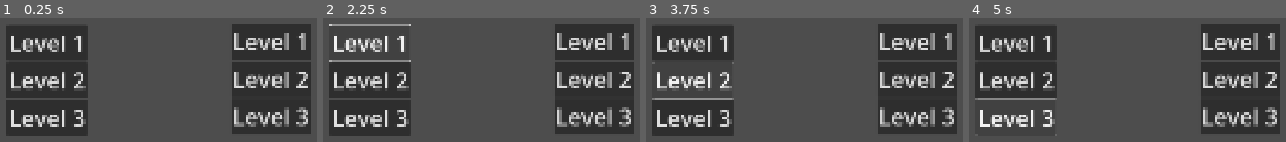
Above: before the commit, frames 1-4 (left to right).
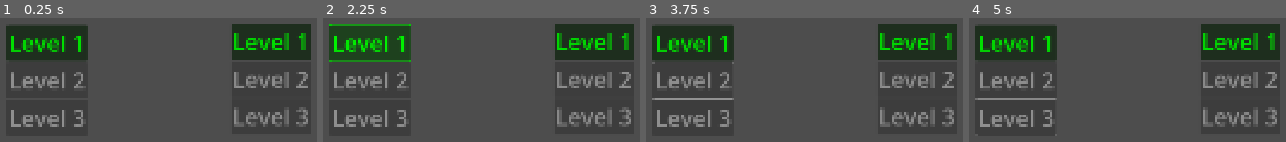
Above: after the commit, the same moments.

Repository: diablohumastudioadmin/multiple_ACS_test
Game: Godot game, scene res://screens/menu/menu.tscn
Two runs of this game, one before a commit and one after it. Both use one fixed random seed, a clock stepped at 60 frames per second and the inputs below.
Inputs (mouse positions are in pixels of both pictures, inside the frame that each line leads up to):
- Up to frame 1 (0.25 s): no input
- Up to frame 2 (2.25 s): click (370, 80) at 0.5 s, where only the run before the commit has a clickable "Level 2"; click (370, 117) at 1.25 s, where only the run before the commit has a clickable "Level 3"; click "Level 1" at 2 s
- Up to frame 3 (3.75 s): click "Level 1" at 2.75 s; click (693, 80) at 3.5 s, where only the run before the commit has a clickable "Level 2"
- Up to frame 4 (5 s): click (1016, 117) at 4.25 s, where only the run before the commit has a clickable "Level 3"

The runs differ from the first frame. In frame 1, 8.0% of the frame differs, in the area x 3-98%, y 12-88%; in frame 2, 14%, in the area x 1-98%, y 4-88%; in frame 3, 8.2%; in frame 4, 8.1%.
Error in both runs: Assertion failed: Could not open folder (res://global_systems/action_condition_system/action_condition_system.gd:58)

Commit message:
fixe use of system so it work with multiple instance. Popup sets acsunit in btn and level (to level throw btn function)

Diff:
--- a/data/levels/model/level.gd
+++ b/data/levels/model/level.gd
@@ -4,15 +4,21 @@
 
 @export var id: String
 @export var level_name: String
-@export var unlock_conditions: Array[Condition] : set = _set_unlock_conditions
+@export var unlock_conditions: Array[Condition]
 
 var is_unlocked: bool = false
 @export var unlocked_by_default: bool
 
-func _set_unlock_conditions(new_value: Array[Condition]):
-	for condition in new_value:
-		var new_condition: Condition = ACS.get_condition_by_id(condition.id)
-		unlock_conditions.append(new_condition)
+func get_acs_unit_conditions(acs_unit: ACS.ACSUnit):
+	for condition in unlock_conditions:
+		if condition.fullfilled.is_connected(_on_condition_fullfilled):
+			condition.fullfilled.disconnect(_on_condition_fullfilled)
+
+	var new_conditions_array: Array[Condition]
+	for condition in unlock_conditions:
+		var new_condition: Condition = ACS.get_condition_by_id(condition.id, acs_unit)
+		new_conditions_array.append(new_condition)
+	unlock_conditions = new_conditions_array
 
 	for condition in unlock_conditions:
 		if !condition.fullfilled.is_connected(_on_condition_fullfilled):
--- a/screens/menu/level_btn/level_btn.gd
+++ b/screens/menu/level_btn/level_btn.gd
@@ -6,7 +6,7 @@
 var acs_unit: ACS.ACSUnit
 
 func _set_level(new_value: Level):
-	level = new_value
+	level = new_value.duplicate()
 	if Engine.is_editor_hint() and new_value != null:
 		_set_text_and_colors()
 
@@ -17,6 +17,9 @@
 	level.just_unlocked.connect(_on_level_just_unlocked)
 	_set_text_and_colors()
 
+func change_level_conditions_to_acs_unit():
+	level.get_acs_unit_conditions(acs_unit)
+
 func _set_text_and_colors():
 	text = level.level_name
 	if !level.is_unlocked and !level.unlocked_by_default:
@@ -26,4 +29,5 @@
 		modulate = Color.GREEN
 
 func _on_pressed() -> void:
-	ACS.set_action(Action.new(Action.TYPES.LVL_BUYED, PayloadBuyedLevel.new(level.id), acs_unit))
+	print(level.id)
+	ACS.set_action(Action.new(Action.TYPES.LVL_BUYED, PayloadBuyedLevel.new(level.id)), acs_unit)
--- a/screens/menu/levels_popup/levels_popup.gd
+++ b/screens/menu/levels_popup/levels_popup.gd
@@ -1,8 +1,12 @@
-extends VBoxContainer
+class_name LevelsPopup extends VBoxContainer
 
 var acs_unit: ACS.ACSUnit
 
 func _ready() -> void:
 	acs_unit = ACS.new_unit()
-	for level_btn in get_children() as Array[LevelBtn]:
+	for level_btn in %LevelBtnsContainer.get_children() as Array[LevelBtn]:
 		level_btn.acs_unit = acs_unit
+		level_btn.change_level_conditions_to_acs_unit()
+
+func _on_close_btn_pressed() -> void:
+	queue_free()
